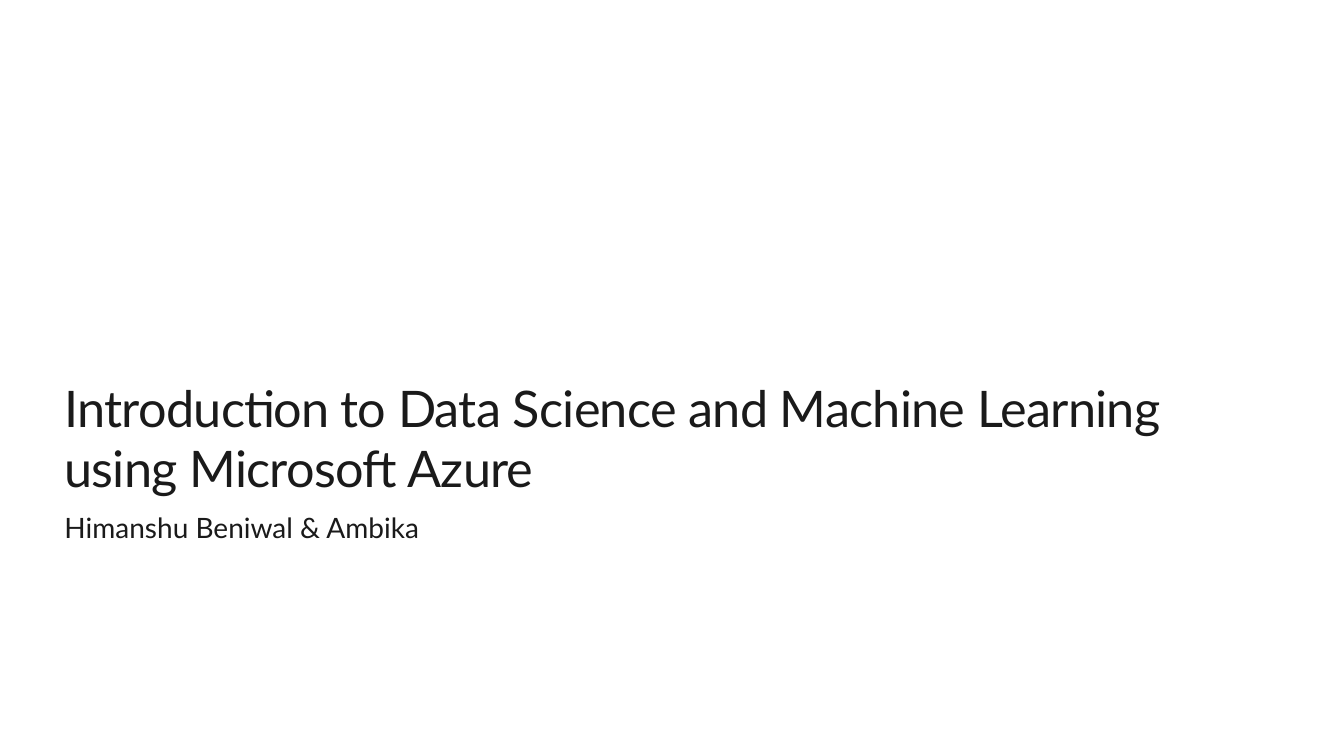
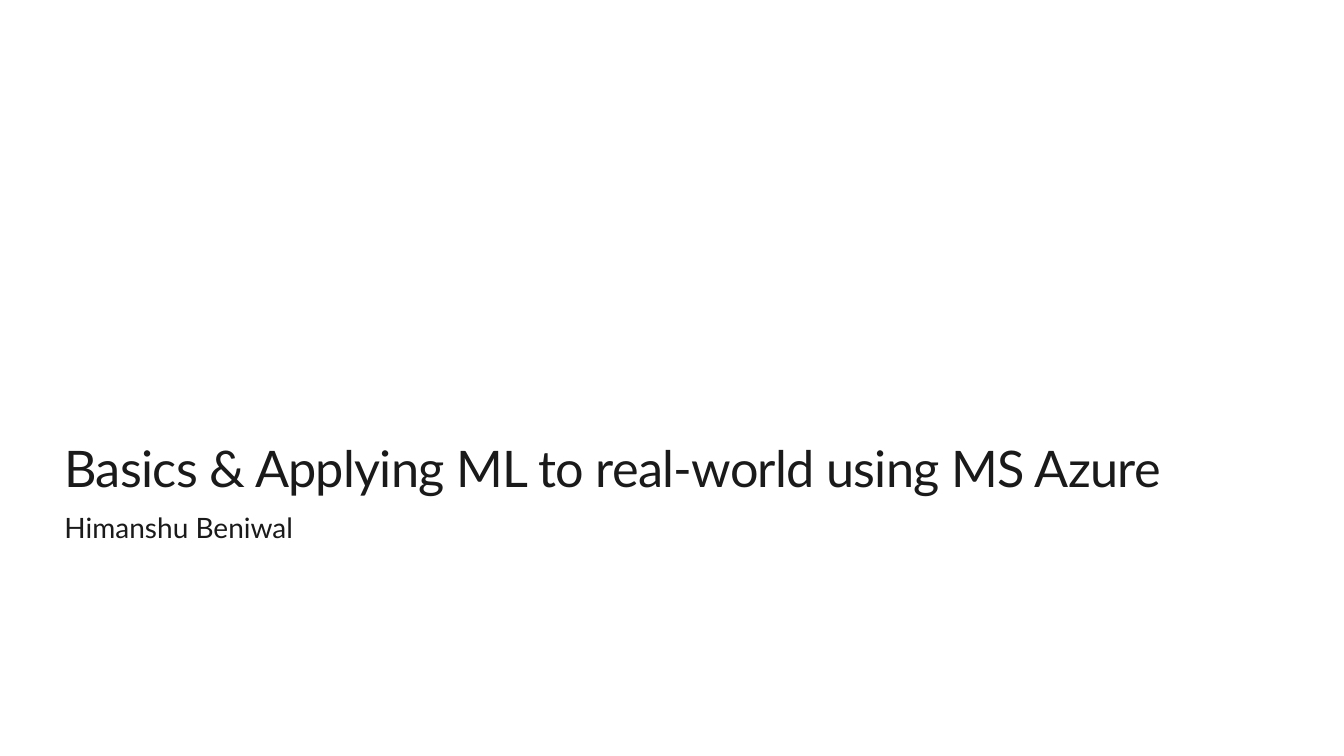
Before and after one commit to himanshubeniwal/Sessions, a slide deck: slide 2 of Final_forDSandML.pptx. Drawn at 1344x756 pixels with LibreOffice and Linux fonts; fonts in the diff are those of the drawing; background and template pictures are left out. Boxes give left, top, right and bottom in pixels: in the first picture for what was removed or moved away, otherwise in the second. Text is boxed around its words. In the diff, an @@ line names an element or a change of style, - is before the commit and + after.

```diff
--- a/Final_forDSandML.pptx
+++ b/Final_forDSandML.pptx
@@ title at <box>64,450,1161,496</box>: text changed @@
-Introduction to Data Science and Machine Learning using Microsoft Azure
+Basics & Applying ML to real-world using MS Azure
@@ text at <box>64,517,294,539</box>: text changed @@
-Himanshu Beniwal & Ambika
+Himanshu Beniwal
```
Also in this commit, not shown: 4 other slides changed, 2 slides added, 3 slides removed, 1 other file.
